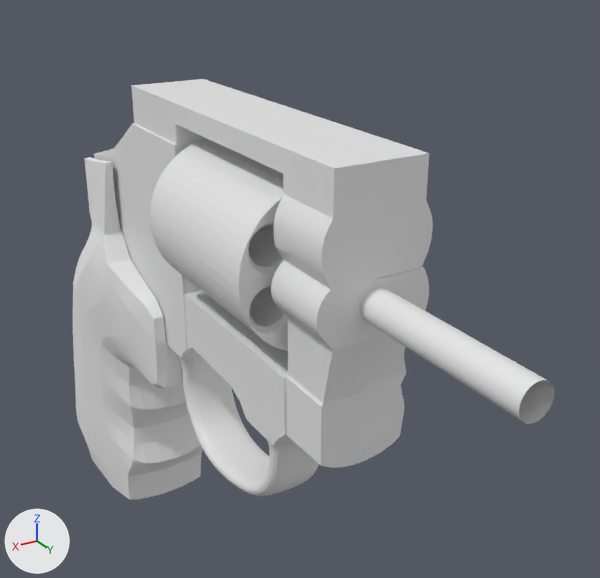
The Blender file DanWesson v4.blend: old version first, new version second.
One viewpoint serves both versions: a camera (50 mm lens) standing at (2.06, 3.74, 2.01) and looking at (-0.55, -0.62, -0.17). The axes (+X, +Y, +Z) are drawn at lower left. The lights are the same throughout.
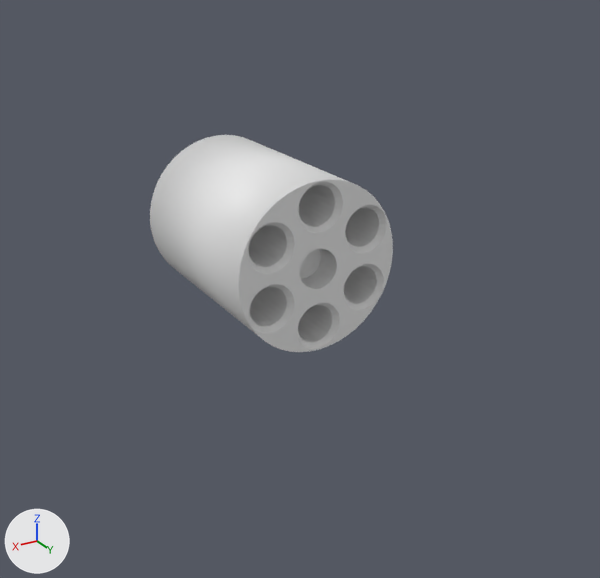
Boxes (x1, y1, x2, y2) around the edits, measured in the pictures (600 x 578 px):
'Main_metal', hidden
    before: (94, 79, 433, 496)
'Grip', hidden
    before: (73, 157, 203, 500)
'Plane.004', hidden
    before: (360, 287, 555, 424)
'Plane.000', hidden
    before: (337, 267, 429, 453)

The change, as a diff of the scene's bpy script:
```diff
--- a/DanWesson v4.blend.py
+++ b/DanWesson v4.blend.py
@@ ob_plane_004 @@
 _m = ob_plane_004.modifiers.new('Subsurf', 'SUBSURF')
 _m.levels = 2
+ob_plane_004.hide_viewport = True
@@ ob_plane_000 @@
 _m = ob_plane_000.modifiers.new('Subsurf', 'SUBSURF')
 _m.levels = 3
+ob_plane_000.hide_viewport = True
@@ ob_main_metal @@
 _m = ob_main_metal.modifiers.new('Subsurf', 'SUBSURF')
 _m.levels = 3
+ob_main_metal.hide_viewport = True
@@ ob_grip @@
 _m = ob_grip.modifiers.new('Subsurf', 'SUBSURF')
 _m.levels = 3
+ob_grip.hide_viewport = True
```
